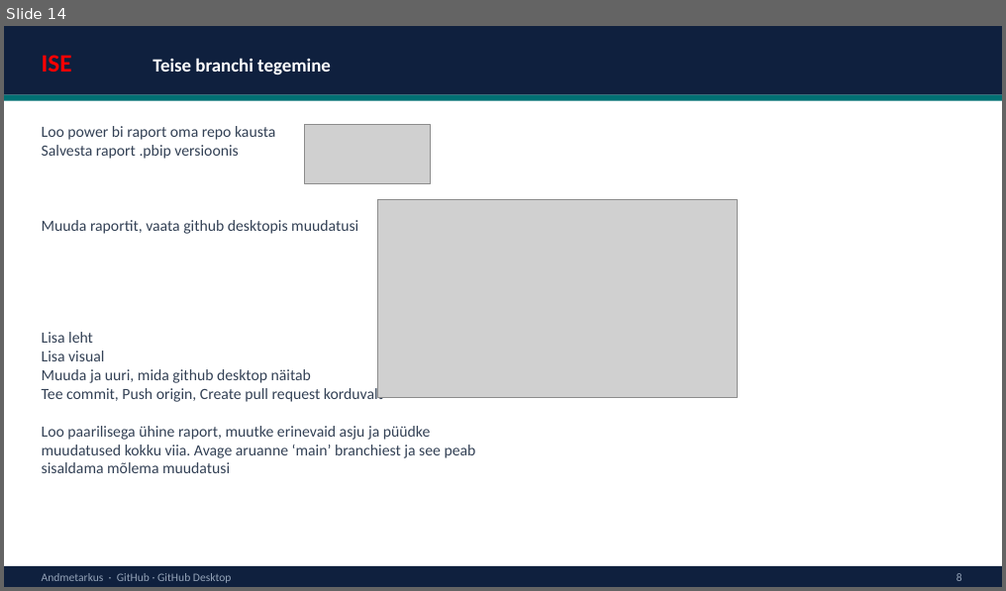
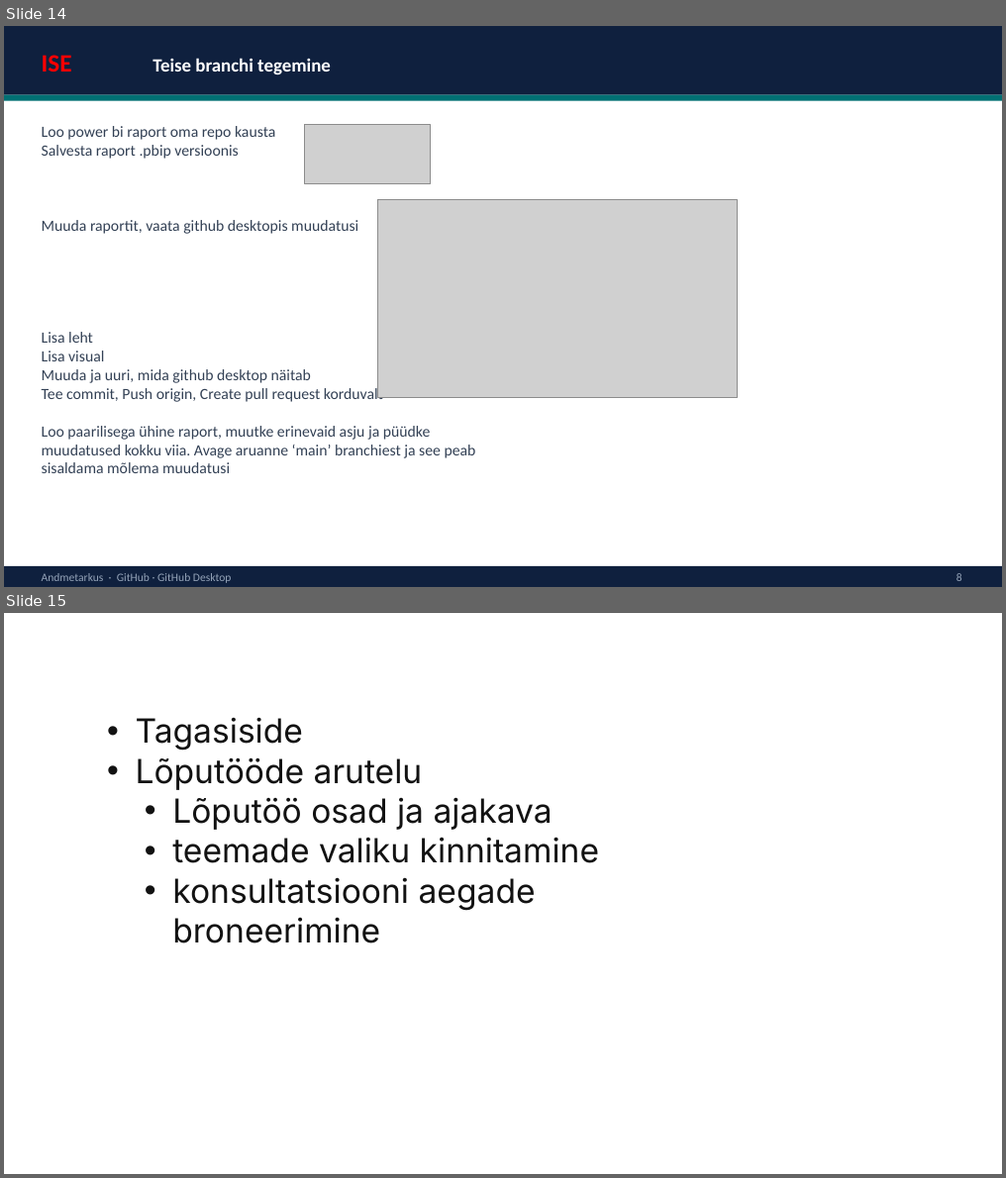
Before and after one commit to emilieabel/andmetarkus, a slide deck: Materjalid/Day15 Github/github-desktop-esitlus.pptx. Shown one above the other, each under a label of ours: slide 14 before the commit, slides 14 and 15 after it. The pictures are 1006x591 and 1006x1178 pixels, drawn with LibreOffice and Linux fonts; fonts in the diff are those of the drawing; grey boxes stand for pictures. Boxes give left, top, right and bottom in pixels: in the first picture for what was removed or moved away, otherwise in the second. Text is boxed around its words. In the diff, an @@ line names an element or a change of style, - is before the commit and + after.

```diff
--- a/Materjalid/Day15 Github/github-desktop-esitlus.pptx
+++ b/Materjalid/Day15 Github/github-desktop-esitlus.pptx
@@ slide 15 added at (4, 613, 1002, 1174), background #FFFFFF @@
@@ text added at (136, 717, 599, 911), 32 pt, text #121212 @@
+• Tagasiside
+• Lõputööde arutelu
+  • Lõputöö osad ja ajakava
+  • teemade valiku kinnitamine
+  • konsultatsiooni aegade broneerimine
```
Also in this commit, not shown: 1 slide changed, 1 other slide added, 57 other files.
